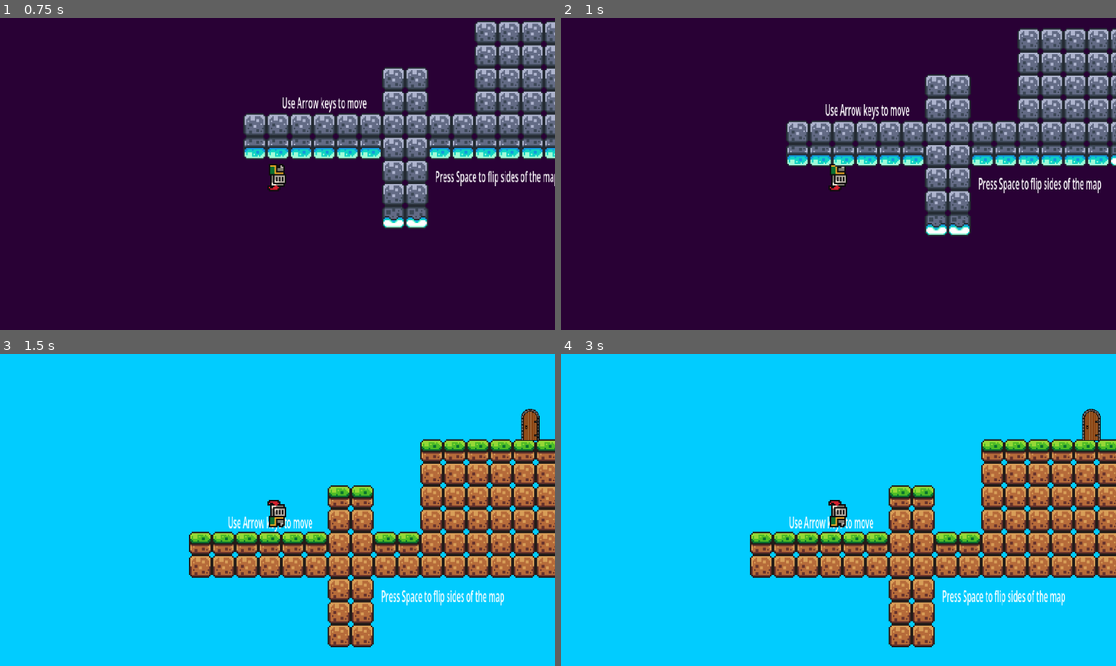
Above: before the commit, frames 1-4 (two rows, left to right).
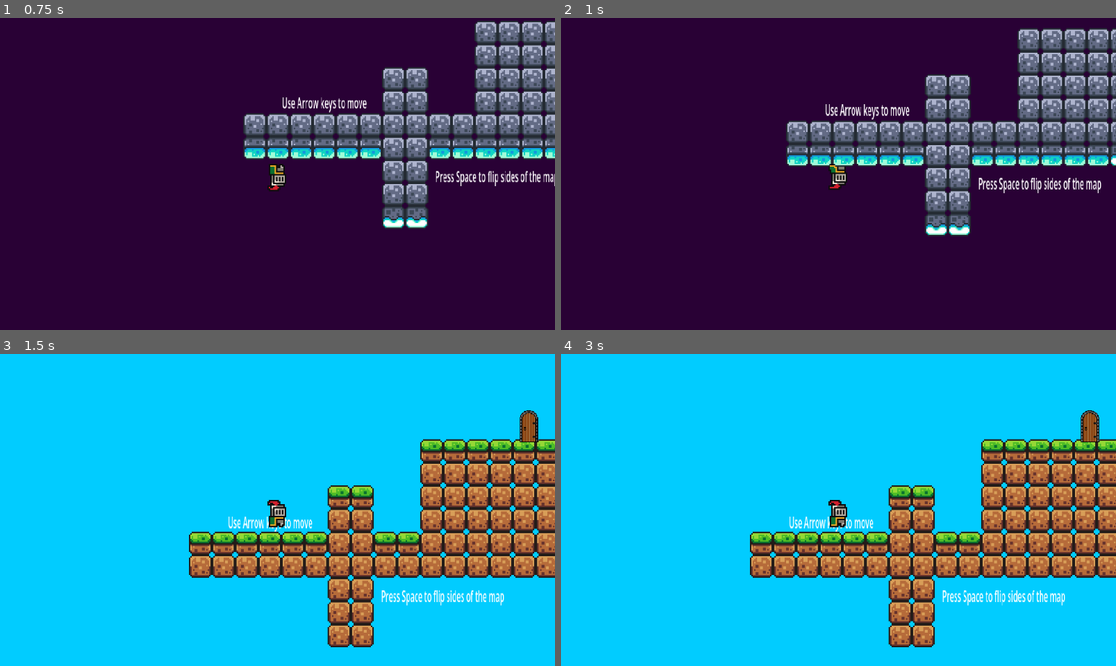
Above: after the commit, the same moments.

Repository: jasjakub1/Flipside
Game: Godot game, scene res://Scenes/Scene 1.tscn
The game is run twice, just before and just after one commit, with the same random seed, the same clock (stepped at 60 frames per second) and the same inputs.
Inputs:
- Up to frame 1 (0.75 s): tap Space (flip) at 0.5, 0.6 s; hold Right (right) from 0.53 s (still down)
- Up to frame 2 (1 s): keep holding Right (right); tap Up (up) at 0.77 s
- Up to frame 3 (1.5 s): keep holding Right (right); tap Space (flip) at 1.25, 1.35 s
- Up to frame 4 (3 s): tap Up (up) at 1.52 s; tap Space (flip) at 2, 2.1, 2.75, 2.85 s; release Right (right) at 2.03 s; hold Left (left) 2.03-2.78 s; hold Right (right) from 2.78 s (still down)

Frame 1 is identical in both runs. In frame 2, 0.1% of the frame differs, in the area x 48-52%, y 47-56%; in frame 3, 0.2%; in frame 4, 0.3%, in the area x 93-98%, y 17-29%.

Commit message:
fixing animations and testing the door

Diff:
--- a/Prefabs/door.gd
+++ b/Prefabs/door.gd
@@ -1,5 +1,6 @@
 extends Node2D
 
-func _on_area_2d_body_entered(_body: Node2D) -> void:
+func _on_area_2d_body_entered(body: Node2D) -> void:
+	print("player entered door")
 	sceneLoader.nextScene()
 	pass # Replace with function body.
--- a/Prefabs/door.tscn
+++ b/Prefabs/door.tscn
@@ -10,6 +10,7 @@
 script = ExtResource("1_bp8im")
 
 [node name="Sprite2D" type="Sprite2D" parent="." unique_id=1508434273]
+position = Vector2(-1, 1)
 scale = Vector2(0.03616855, 0.03616855)
 texture = ExtResource("1_uqoeb")
 
--- a/Scripts/playerMovement.gd
+++ b/Scripts/playerMovement.gd
@@ -37,7 +37,9 @@
 
 	var direction := Input.get_axis("left", "right")
 
-	if (not is_on_floor()):
+	if (not is_on_floor() and not game_manager.flipped):
+		animated_sprite.play("jump_mid")
+	elif (not is_on_ceiling() and game_manager.flipped):
 		animated_sprite.play("jump_mid")
 	elif direction != 0:
 		animated_sprite.play("running")
--- a/project.godot
+++ b/project.godot
@@ -55,3 +55,4 @@
 
 textures/canvas_textures/default_texture_filter=0
 rendering_device/driver.windows="d3d12"
+renderer/rendering_method="mobile"
